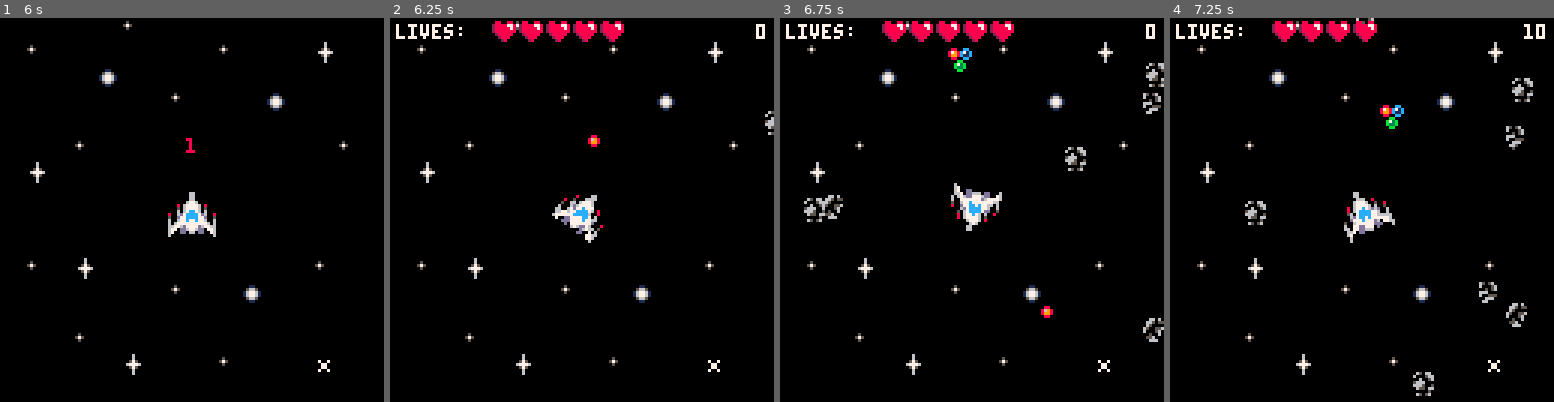
Above: before the commit, frames 1-4 (left to right).
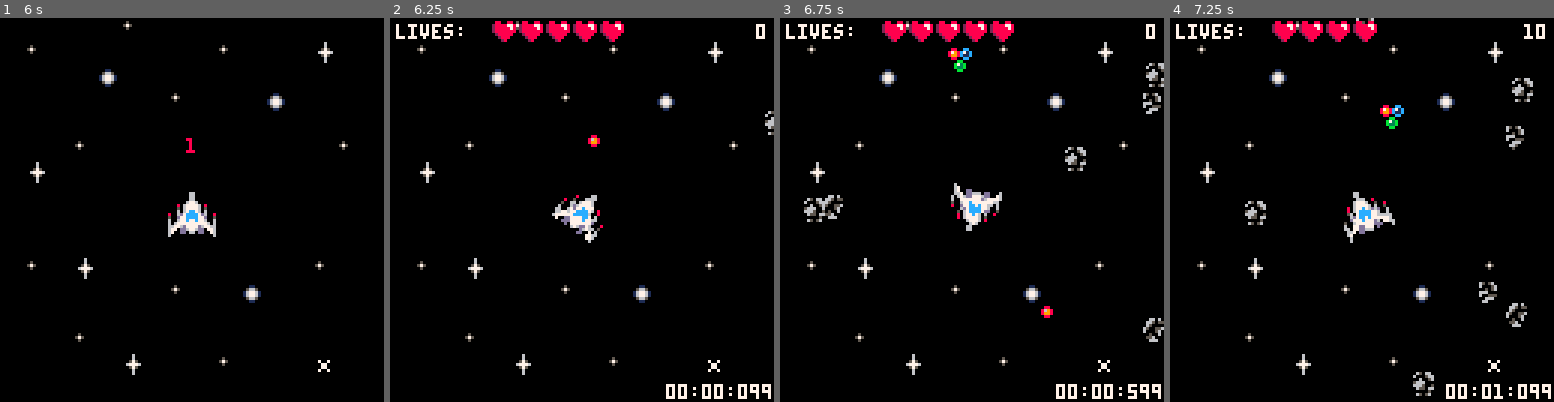
Above: after the commit, the same moments.

Repository: crodriguezprieto/P8-ASTEROIDS
Game: PICO-8 cartridge asteroids.p8
The game is run twice, just before and just after one commit, with the same random seed, the same clock (stepped at 60 frames per second) and the same inputs.
Inputs:
- Up to frame 1 (6 s): tap X (X key) at 0.33, 1.07, 1.85, 2.97, 4.08, 5.2 s; tap O (Z key) at 0.7, 1.7, 2.1, 2.5, 2.9, 3.3, 3.7, 4.1, 4.5, 4.9, 5.3, 5.7 s; hold Right 1.6-2.1 s; hold Up 2.15-2.42 s; hold Right 2.47-3.03 s; hold Left 3.08-3.58 s; hold Down 3.63-3.97 s; hold Right 4.02-4.68 s; hold Up 4.73-5.03 s; hold Left 5.08-5.68 s; hold Down from 5.73 s (still down)
- Up to frame 2 (6.25 s): release Down at 6.03 s; hold Right from 6.08 s (still down); tap O (Z key) at 6.1 s
- Up to frame 3 (6.75 s): tap X (X key) at 6.32 s; tap O (Z key) at 6.5 s; release Right at 6.58 s; hold Right from 6.63 s (still down)
- Up to frame 4 (7.25 s): tap O (Z key) at 6.9 s; release Right at 7.13 s; hold Up from 7.18 s (still down)

Frame 1 is identical in both runs. In frame 2, 0.5% of the frame differs, in the area x 71-100%, y 95-100%; in frame 3, 0.5%; in frame 4, 0.5%.

Commit message:
feat: show current game time at the bottom left

Diff:
--- a/asteroids.p8
+++ b/asteroids.p8
@@ -20,7 +20,7 @@
   rocks = {}
   bullets = {}
   POWERUPS = {46,47,29}
-
+  game_start_time = 0
   -- spaceship
   player = {
     x = 48,
@@ -514,6 +514,7 @@
   cooldown_timer -= 1/30 -- subtract a frametime
   if cooldown_timer <= 0 then
     game_state = "game"
+    game_start_time = time()
 
     -- 10 init rocks spawn
     for i = 1, 10 do
@@ -766,6 +767,8 @@
 
       if player.lives <= 0 then
         game_state = "game_over"
+        game_total_time = time() - game_start_time
+        game_state = "game_over"
       end
     end
   end
@@ -836,14 +839,34 @@
   local y = 10
   -- primero el triple shot, si está activo
   if player.triple_shot then
-    local t = flr(player.triple_timer) +1
+    local t = flr(player.triple_timer)
     print("triple shot: "..t, 2, y, 11)
     y += 9
   end
   -- luego helix, si está activo
   if player.helix then
-    local t = flr(player.helix_timer) +1
+    local t = flr(player.helix_timer)
     print("helix: "..t, 2, y, 11)
+  end
+
+  -- draws time elapsed to the bottom right
+  do
+    local elapsed = time() - game_start_time
+    local mins    = flr(elapsed/60)
+    local secs    = flr(elapsed) % 60
+    local ms      = flr((elapsed - flr(elapsed)) * 1000)
+
+    -- format with zero the left part
+    local ms_str  = (ms<10 and "00"..tostr(ms))
+                   or (ms<100 and "0"..tostr(ms))
+                   or tostr(ms)
+    local sec_str = (secs<10 and "0"..tostr(secs)) or tostr(secs)
+    local min_str = (mins<10 and "0"..tostr(mins)) or tostr(mins)
+
+    local timer_str = min_str..":"..sec_str..":"..ms_str
+    local w = #timer_str * 4
+
+    print(timer_str, 128 - w, 122, 7)
   end
 end
 
Not shown, changed: BACKLOG.md
